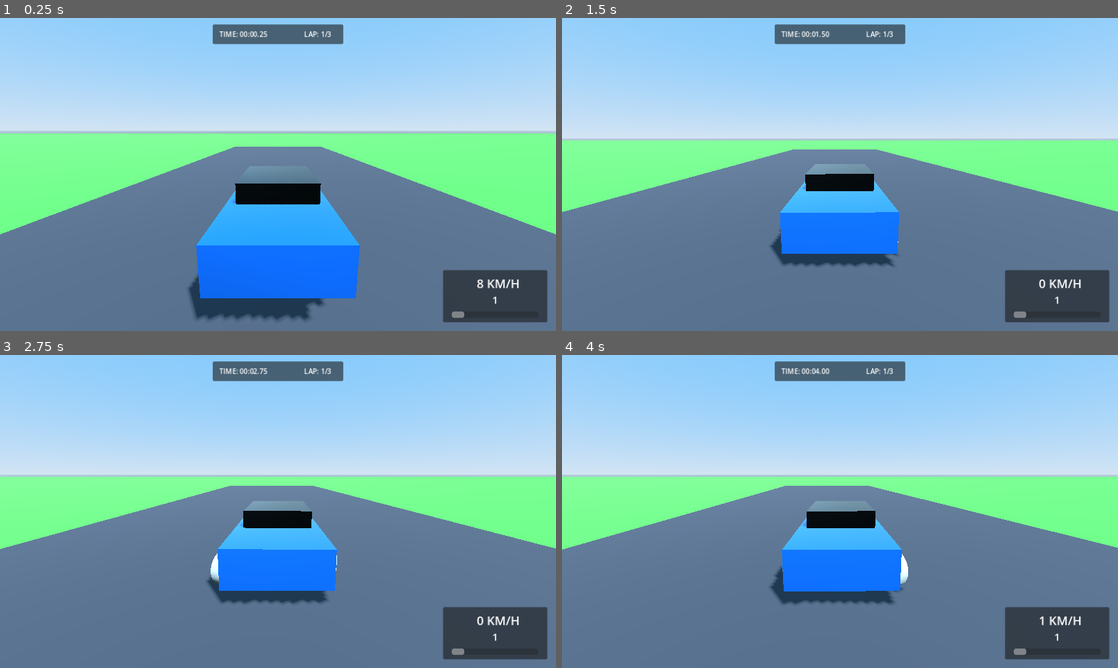
Above: before the commit, frames 1-4 (two rows, left to right).
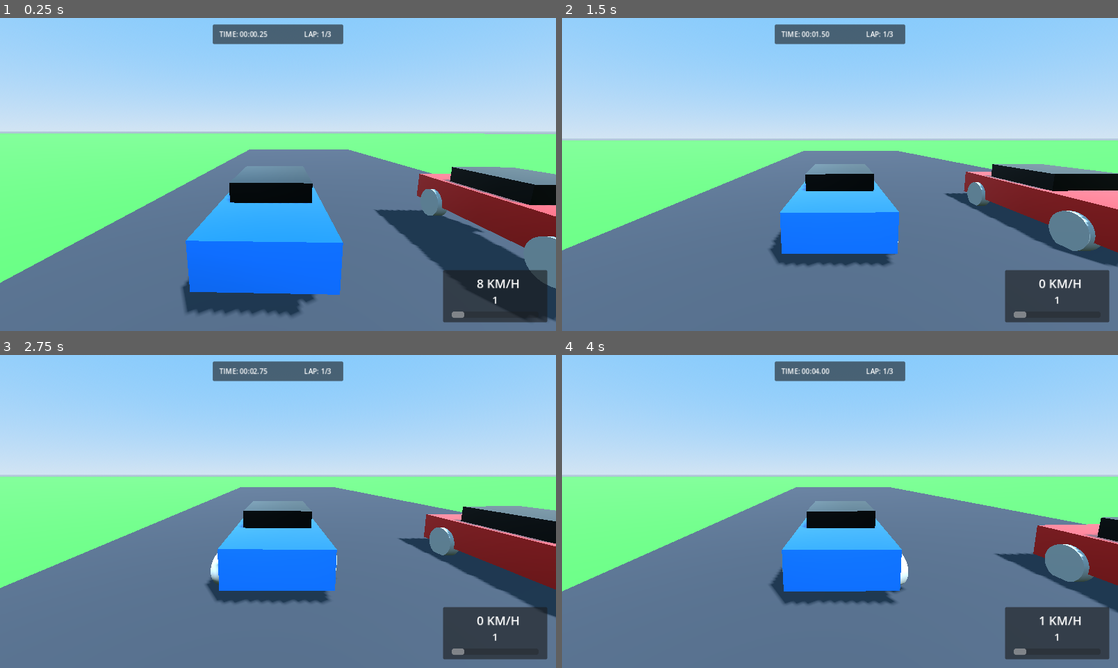
Above: after the commit, the same moments.

Repository: Renatoandrade00/Interlagos_racing
Game: Godot game, scene res://Tracks/Interlagos/InterlagosVerticalSlice.tscn
Two runs of this game, one before a commit and one after it. Both use one fixed random seed, a clock stepped at 60 frames per second and the inputs below.
Inputs:
- Up to frame 1 (0.25 s): no input
- Up to frame 2 (1.5 s): hold D (steer_right) 0.53-1.28 s; hold W (throttle) 0.53-1.28 s; hold S (brake) from 1.28 s (still down); tap W (throttle) at 1.35 s
- Up to frame 3 (2.75 s): release S (brake) at 2.03 s; hold D (steer_right) from 2.03 s (still down); hold W (throttle) from 2.03 s (still down)
- Up to frame 4 (4 s): release W (throttle) at 2.78 s; tap W (throttle) at 2.85 s; release D (steer_right) at 3.53 s; hold A (steer_left) from 3.53 s (still down); hold W (throttle) from 3.53 s (still down)

The runs differ from the first frame. In frame 1, 17% of the frame differs, in the area x 0-100%, y 36-97%; in frame 2, 8.9%; in frame 3, 9.2%; in frame 4, 6.9%.

Commit message:
feat(vertical-slice): add AI rival driver, lap checkpoints manager and race start grid

Diff:
--- /dev/null
+++ b/AI/AIDriverController.gd
@@ -0,0 +1,45 @@
+extends Node
+class_name AIDriverController
+
+@export var vehicle: VehicleBase
+@export var waypoints: Array[Vector3] = []
+@export var target_speed_kmh: float = 140.0
+@export var waypoint_reach_dist: float = 6.0
+
+var current_wp_idx: int = 0
+
+func _ready() -> void:
+	if vehicle:
+		vehicle.is_player_controlled = false
+
+func _physics_process(delta: float) -> void:
+	if not vehicle or waypoints.is_empty():
+		return
+
+	var target_pos = waypoints[current_wp_idx]
+	var car_pos = vehicle.global_transform.origin
+	var dist = car_pos.distance_to(target_pos)
+
+	if dist < waypoint_reach_dist:
+		current_wp_idx = (current_wp_idx + 1) % waypoints.size()
+		target_pos = waypoints[current_wp_idx]
+
+	# Vetor local de direção até o próximo waypoint
+	var forward = -vehicle.global_transform.basis.z.normalized()
+	var to_target = (target_pos - car_pos).normalized()
+
+	var cross_prod = forward.cross(to_target)
+	var steer_amount = clamp(cross_prod.y * 2.5, -1.0, 1.0)
+
+	# Aplica direção suave
+	var max_steer_rad = deg_to_rad(vehicle.data.steer_limit_deg) if vehicle.data else deg_to_rad(30.0)
+	vehicle.steering = move_toward(vehicle.steering, steer_amount * max_steer_rad, 4.0 * delta)
+
+	# Controle de aceleração e frenagem baseado na velocidade alvo
+	var spd = vehicle.current_speed_kmh
+	if spd < target_speed_kmh:
+		vehicle.engine_force = vehicle.data.max_engine_force if vehicle.data else 350.0
+		vehicle.brake = 0.0
+	else:
+		vehicle.engine_force = 0.0
+		vehicle.brake = 15.0
--- /dev/null
+++ b/Race/LapCheckpointsManager.gd
@@ -0,0 +1,45 @@
+extends Node
+class_name LapCheckpointsManager
+
+signal lap_completed(car: Node, lap_number: int, lap_time: float)
+signal checkpoint_passed(car: Node, checkpoint_idx: int)
+
+@export var checkpoints: Array[Area3D] = []
+var car_progress: Dictionary = {} # car_node -> { "current_cp": int, "current_lap": int, "lap_start_time": float }
+
+func _ready() -> void:
+	for i in range(checkpoints.size()):
+		var cp = checkpoints[i]
+		if cp:
+			cp.body_entered.connect(_on_checkpoint_entered.bind(i))
+
+func register_car(car: Node) -> void:
+	car_progress[car] = {
+		"current_cp": 0,
+		"current_lap": 1,
+		"lap_start_time": Time.get_ticks_msec() / 1000.0,
+		"best_lap_time": 999999.0
+	}
+
+func _on_checkpoint_entered(body: Node, cp_index: int) -> void:
+	if not car_progress.has(body):
+		return
+
+	var prog = car_progress[body]
+	var expected_cp = prog["current_cp"]
+
+	if cp_index == expected_cp:
+		checkpoint_passed.emit(body, cp_index)
+		prog["current_cp"] = (expected_cp + 1) % checkpoints.size()
+
+		# Cruzou a linha de chegada (checkpoint 0 após o último)
+		if prog["current_cp"] == 0:
+			var now = Time.get_ticks_msec() / 1000.0
+			var lap_time = now - prog["lap_start_time"]
+			prog["lap_start_time"] = now
+
+			if lap_time < prog["best_lap_time"]:
+				prog["best_lap_time"] = lap_time
+
+			lap_completed.emit(body, prog["current_lap"], lap_time)
+			prog["current_lap"] += 1
--- a/Tracks/Interlagos/InterlagosVerticalSlice.gd
+++ b/Tracks/Interlagos/InterlagosVerticalSlice.gd
@@ -2,11 +2,25 @@
 class_name InterlagosSlice
 
 @onready var player_car: VehicleBase = $VehiclePrototype
+@onready var rival_car: VehicleBase = $VehicleRivalAI
 @onready var chase_camera: ChaseCamera = $ChaseCamera
 @onready var hud: RacingHUD = $RacingHUD
+@onready var lap_manager: LapCheckpointsManager = $LapManager
 
 func _ready() -> void:
 	if chase_camera and player_car:
 		chase_camera.target_node = player_car
 	if hud and player_car:
 		hud.vehicle = player_car
+	if lap_manager:
+		if player_car:
+			lap_manager.register_car(player_car)
+		if rival_car:
+			lap_manager.register_car(rival_car)
+		lap_manager.lap_completed.connect(_on_lap_completed)
+
+func _on_lap_completed(car: Node, lap_num: int, lap_time: float) -> void:
+	if car == player_car and hud:
+		var minutes = int(lap_time / 60.0)
+		var seconds = fmod(lap_time, 60.0)
+		print("[RACE] Player completed Lap %d - Time: %02d:%05.2f" % [lap_num, minutes, seconds])
--- a/Tracks/Interlagos/InterlagosVerticalSlice.tscn
+++ b/Tracks/Interlagos/InterlagosVerticalSlice.tscn
@@ -1,9 +1,12 @@
-[gd_scene load_steps=12 format=3]
+[gd_scene load_steps=18 format=3]
 
 [ext_resource type="Script" path="res://Tracks/Interlagos/InterlagosVerticalSlice.gd" id="1_track"]
 [ext_resource type="PackedScene" path="res://Vehicles/VehiclePrototype.tscn" id="2_car"]
+[ext_resource type="PackedScene" path="res://Vehicles/VehicleRivalAI.tscn" id="2_rival"]
 [ext_resource type="Script" path="res://Core/ChaseCamera.gd" id="3_cam"]
 [ext_resource type="PackedScene" path="res://UI/RacingHUD.tscn" id="4_hud"]
+[ext_resource type="Script" path="res://AI/AIDriverController.gd" id="5_ai"]
+[ext_resource type="Script" path="res://Race/LapCheckpointsManager.gd" id="6_laps"]
 
 [sub_resource type="ProceduralSkyMaterial" id="ProceduralSkyMaterial_sky"]
 sky_top_color = Color(0.38, 0.65, 0.98, 1)
@@ -50,6 +53,9 @@
 [sub_resource type="BoxShape3D" id="BoxShape3D_senna_s"]
 size = Vector3(16, 0.2, 140)
 
+[sub_resource type="BoxShape3D" id="BoxShape3D_cp"]
+size = Vector3(20, 5, 2)
+
 [node name="InterlagosVerticalSlice" type="Node3D"]
 script = ExtResource("1_track")
 
@@ -88,11 +94,44 @@
 [node name="CollisionShape3D" type="CollisionShape3D" parent="TrackSennaS_Downhill"]
 shape = SubResource("BoxShape3D_senna_s")
 
+[node name="Checkpoints" type="Node3D" parent="."]
+
+[node name="Checkpoint0_StartFinish" type="Area3D" parent="Checkpoints"]
+transform = Transform3D(1, 0, 0, 0, 1, 0, 0, 0, 1, 0, 2, -130)
+
+[node name="CollisionShape3D" type="CollisionShape3D" parent="Checkpoints/Checkpoint0_StartFinish"]
+shape = SubResource("BoxShape3D_cp")
+
+[node name="Checkpoint1_SennaSEntry" type="Area3D" parent="Checkpoints"]
+transform = Transform3D(1, 0, 0, 0, 1, 0, 0, 0, 1, 0, 2, 170)
+
+[node name="CollisionShape3D" type="CollisionShape3D" parent="Checkpoints/Checkpoint1_SennaSEntry"]
+shape = SubResource("BoxShape3D_cp")
+
+[node name="Checkpoint2_SolApex" type="Area3D" parent="Checkpoints"]
+transform = Transform3D(0.939693, 0, -0.34202, 0, 1, 0, 0.34202, 0, 0.939693, -18, -2, 280)
+
+[node name="CollisionShape3D" type="CollisionShape3D" parent="Checkpoints/Checkpoint2_SolApex"]
+shape = SubResource("BoxShape3D_cp")
+
+[node name="LapManager" type="Node" parent="." node_paths=PackedStringArray("checkpoints")]
+script = ExtResource("6_laps")
+checkpoints = [NodePath("../Checkpoints/Checkpoint0_StartFinish"), NodePath("../Checkpoints/Checkpoint1_SennaSEntry"), NodePath("../Checkpoints/Checkpoint2_SolApex")]
+
 [node name="VehiclePrototype" parent="." instance=ExtResource("2_car")]
-transform = Transform3D(1, 0, 0, 0, 1, 0, 0, 0, 1, 0, 1.2, -140)
+transform = Transform3D(1, 0, 0, 0, 1, 0, 0, 0, 1, -2.5, 1.2, -145)
+
+[node name="VehicleRivalAI" parent="." instance=ExtResource("2_rival")]
+transform = Transform3D(1, 0, 0, 0, 1, 0, 0, 0, 1, 2.5, 1.2, -145)
+
+[node name="AIController" type="Node" parent="." node_paths=PackedStringArray("vehicle")]
+script = ExtResource("5_ai")
+vehicle = NodePath("../VehicleRivalAI")
+waypoints = [Vector3(2.5, 1.2, -50), Vector3(2, 1.2, 50), Vector3(1, 1.2, 160), Vector3(-12, -4, 240), Vector3(-25, -6, 290)]
+target_speed_kmh = 135.0
 
 [node name="ChaseCamera" type="Camera3D" parent="."]
-transform = Transform3D(1, 0, 0, 0, 0.965926, 0.258819, 0, -0.258819, 0.965926, 0, 3, -146)
+transform = Transform3D(1, 0, 0, 0, 0.965926, 0.258819, 0, -0.258819, 0.965926, 0, 3, -150)
 current = true
 script = ExtResource("3_cam")
 
--- /dev/null
+++ b/Vehicles/VehicleRivalAI.tscn
@@ -0,0 +1,95 @@
+[gd_scene load_steps=9 format=3]
+
+[ext_resource type="Script" path="res://Vehicles/VehicleBase.gd" id="1_base"]
+[ext_resource type="Resource" path="res://Vehicles/car_ai_rival.tres" id="2_data"]
+
+[sub_resource type="BoxShape3D" id="BoxShape3D_chassis"]
+size = Vector3(1.8, 0.7, 4.2)
+
+[sub_resource type="StandardMaterial3D" id="StandardMaterial3D_body"]
+albedo_color = Color(0.85, 0.15, 0.15, 1)
+metallic = 0.8
+roughness = 0.25
+
+[sub_resource type="BoxMesh" id="BoxMesh_body"]
+material = SubResource("StandardMaterial3D_body")
+size = Vector3(1.75, 0.65, 4.1)
+
+[sub_resource type="StandardMaterial3D" id="StandardMaterial3D_glass"]
+albedo_color = Color(0.08, 0.08, 0.1, 0.9)
+metallic = 0.9
+roughness = 0.1
+
+[sub_resource type="BoxMesh" id="BoxMesh_cabin"]
+material = SubResource("StandardMaterial3D_glass")
+size = Vector3(1.4, 0.45, 1.8)
+
+[sub_resource type="CylinderMesh" id="CylinderMesh_wheel"]
+top_radius = 0.35
+bottom_radius = 0.35
+height = 0.25
+
+[node name="VehicleRivalAI" type="VehicleBody3D"]
+script = ExtResource("1_base")
+data = ExtResource("2_data")
+is_player_controlled = false
+
+[node name="CollisionShape3D" type="CollisionShape3D" parent="."]
+transform = Transform3D(1, 0, 0, 0, 1, 0, 0, 0, 1, 0, 0.5, 0)
+shape = SubResource("BoxShape3D_chassis")
+
+[node name="BodyMesh" type="MeshInstance3D" parent="."]
+transform = Transform3D(1, 0, 0, 0, 1, 0, 0, 0, 1, 0, 0.5, 0)
+mesh = SubResource("BoxMesh_body")
+
+[node name="CabinMesh" type="MeshInstance3D" parent="."]
+transform = Transform3D(1, 0, 0, 0, 1, 0, 0, 0, 1, 0, 0.95, -0.2)
+mesh = SubResource("BoxMesh_cabin")
+
+[node name="WheelFL" type="VehicleWheel3D" parent="."]
+transform = Transform3D(1, 0, 0, 0, 1, 0, 0, 0, 1, 0.85, 0.35, 1.35)
+use_as_steering = true
+wheel_roll_influence = 0.1
+wheel_radius = 0.35
+wheel_rest_length = 0.15
+suspension_stiffness = 50.0
+
+[node name="MeshInstance3D" type="MeshInstance3D" parent="WheelFL"]
+transform = Transform3D(-4.37114e-08, -1, 0, 1, -4.37114e-08, 0, 0, 0, 1, 0, 0, 0)
+mesh = SubResource("CylinderMesh_wheel")
+
+[node name="WheelFR" type="VehicleWheel3D" parent="."]
+transform = Transform3D(1, 0, 0, 0, 1, 0, 0, 0, 1, -0.85, 0.35, 1.35)
+use_as_steering = true
+wheel_roll_influence = 0.1
+wheel_radius = 0.35
+wheel_rest_length = 0.15
+suspension_stiffness = 50.0
+
+[node name="MeshInstance3D" type="MeshInstance3D" parent="WheelFR"]
+transform = Transform3D(-4.37114e-08, -1, 0, 1, -4.37114e-08, 0, 0, 0, 1, 0, 0, 0)
+mesh = SubResource("CylinderMesh_wheel")
+
+[node name="WheelRL" type="VehicleWheel3D" parent="."]
+transform = Transform3D(1, 0, 0, 0, 1, 0, 0, 0, 1, 0.85, 0.35, -1.35)
+use_as_traction = true
+wheel_roll_influence = 0.1
+wheel_radius = 0.35
+wheel_rest_length = 0.15
+suspension_stiffness = 50.0
+
+[node name="MeshInstance3D" type="MeshInstance3D" parent="WheelRL"]
+transform = Transform3D(-4.37114e-08, -1, 0, 1, -4.37114e-08, 0, 0, 0, 1, 0, 0, 0)
+mesh = SubResource("CylinderMesh_wheel")
+
+[node name="WheelRR" type="VehicleWheel3D" parent="."]
+transform = Transform3D(1, 0, 0, 0, 1, 0, 0, 0, 1, -0.85, 0.35, -1.35)
+use_as_traction = true
+wheel_roll_influence = 0.1
+wheel_radius = 0.35
+wheel_rest_length = 0.15
+suspension_stiffness = 50.0
+
+[node name="MeshInstance3D" type="MeshInstance3D" parent="WheelRR"]
+transform = Transform3D(-4.37114e-08, -1, 0, 1, -4.37114e-08, 0, 0, 0, 1, 0, 0, 0)
+mesh = SubResource("CylinderMesh_wheel")
--- /dev/null
+++ b/Vehicles/car_ai_rival.tres
@@ -0,0 +1,23 @@
+[gd_resource type="Resource" script_class="VehicleData" load_steps=2 format=3]
+
+[ext_resource type="Script" path="res://Vehicles/VehicleData.gd" id="1_data"]
+
+[resource]
+script = ExtResource("1_data")
+id = "car_ai_rival"
+display_name = "Rival GT Racer"
+category = "Sports Coupe"
+mass = 1350.0
+center_of_mass_offset = Vector3(0, -0.25, 0)
+max_engine_force = 410.0
+max_brake_force = 75.0
+redline_rpm = 7500.0
+idle_rpm = 950.0
+gear_ratios = Array[float]([-3.4, 0.0, 3.8, 2.3, 1.6, 1.2, 0.95])
+final_drive = 3.9
+suspension_travel = 0.2
+suspension_stiffness = 50.0
+suspension_damping = 5.0
+tire_friction_slip = 2.6
+steer_limit_deg = 32.0
+steer_speed = 5.0
